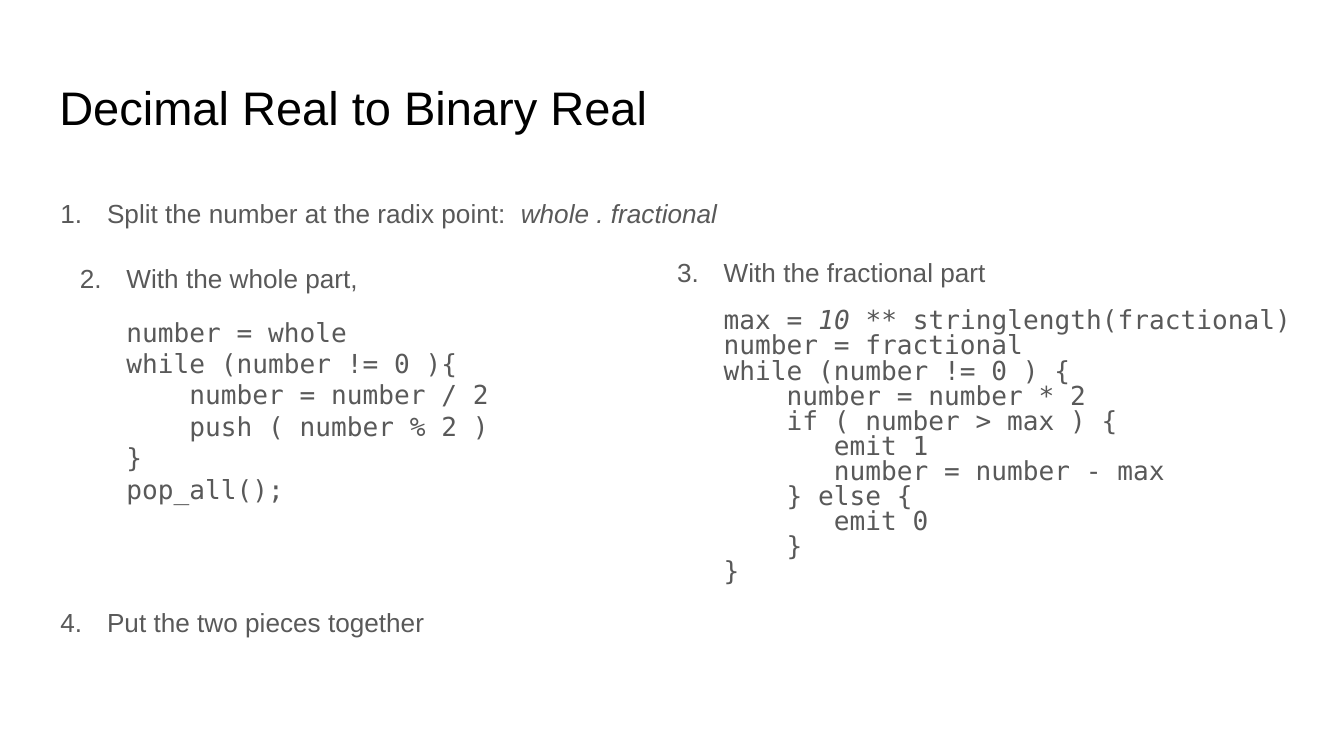
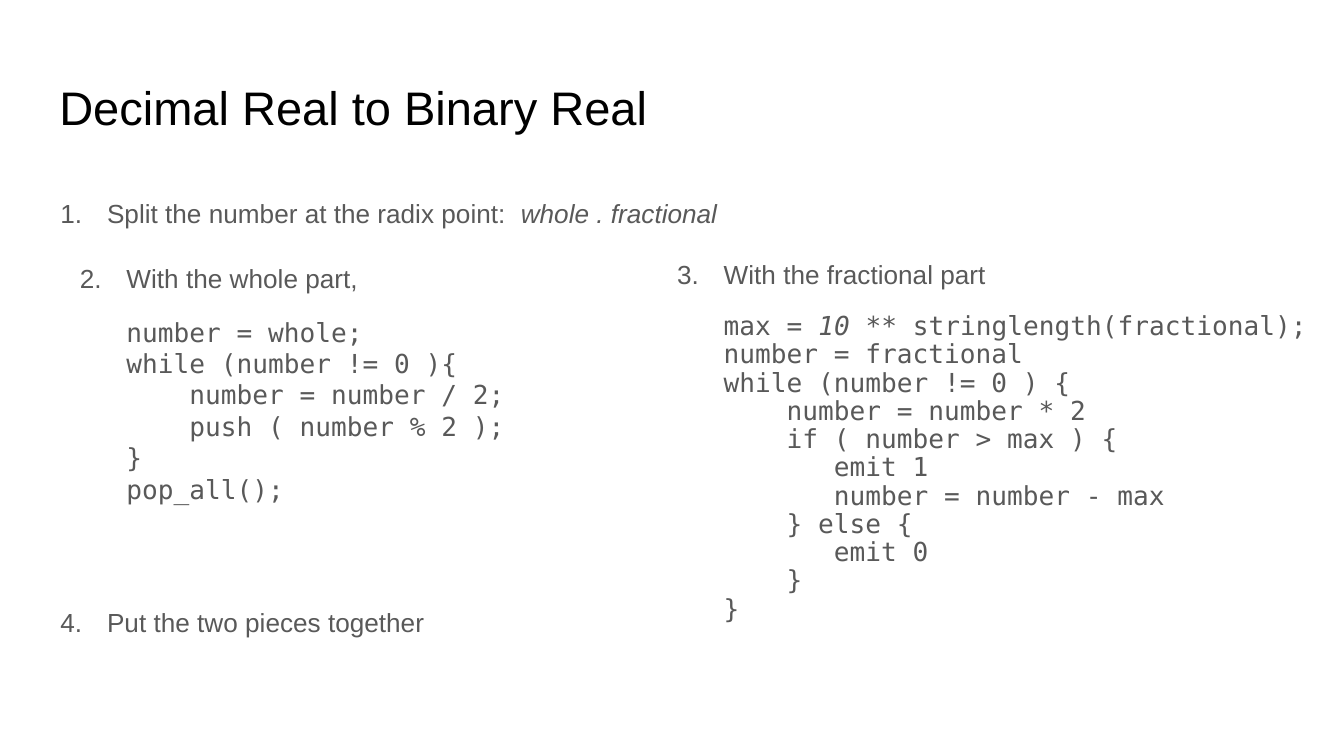
Before and after one commit to sgarcia0206/comp122-f23, a slide deck: slide 6 of format-encodings/slide_presentations/.hidden/conversion-between-bases.pptx. Drawn at 1344x756 pixels with LibreOffice and Linux fonts; fonts in the diff are those of the drawing. Boxes give left, top, right and bottom in pixels: in the first picture for what was removed or moved away, otherwise in the second. Text is boxed around its words. In the diff, an @@ line names an element or a change of style, - is before the commit and + after.

```diff
--- a/format-encodings/slide_presentations/.hidden/conversion-between-bases.pptx
+++ b/format-encodings/slide_presentations/.hidden/conversion-between-bases.pptx
@@ text at box(724, 265, 985, 290): line spacing 0.8 to 0.9 @@
@@ text at box(126, 322, 504, 504): text changed @@
-number = whole
-while (number != 0 ){
-number = number / 2
-push ( number % 2 )
-}
-pop_all();
+number = whole;
+while (number != 0 ){
+number = number / 2;
+push ( number % 2 );
+}
+pop_all();
@@ text at box(724, 315, 1307, 562): text changed @@
-max = 10 ** stringlength(fractional)
-number = fractional
-while (number != 0 ) {
-number = number * 2
-if ( number > max ) {
-emit 1
-number = number - max
-} else {
-emit 0
-}
-}
+max = 10 ** stringlength(fractional);
+number = fractional
+while (number != 0 ) {
+number = number * 2
+if ( number > max ) {
+emit 1
+number = number - max
+} else {
+emit 0
+}
+}
```
Also in this commit, not shown: 9 other slides changed, 3 slides removed, 2 other files.
